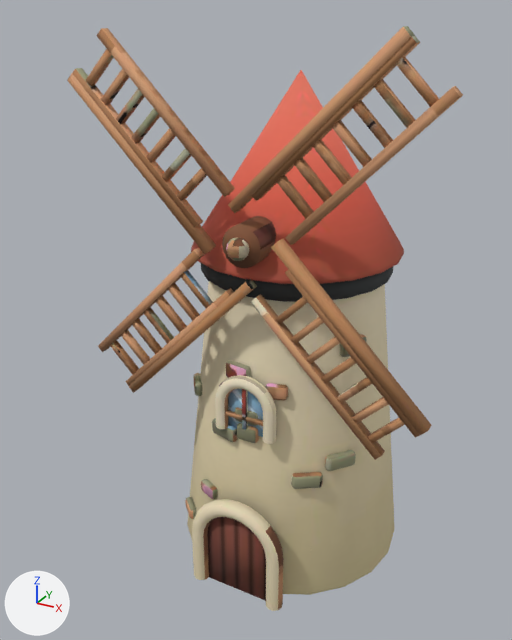
An edit to the glTF model assets/props/_exp/models/mill_1/mill_1_high.glb, drawn before and after from the same camera.
Before and after are seen from a 50 mm lens placed at (1.0, -2.11, 1.91), pointed at (-0.1, -0.1, 0.91). The axes (+X, +Y, +Z) are drawn at lower left. The lights are the same throughout. The first picture is the older version. Vertices at exactly the same position are counted once.

The first picture shows 'mill_1', 'sails'.
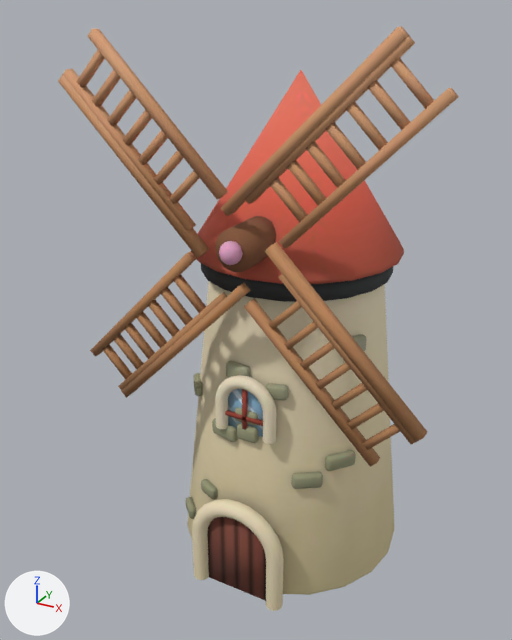
What the commit changed:
me_cone has 1569 vertices, 3002 faces and spans x -0.42..0.42, y -0.46..0.42, z 0.0..1.74.
me_cone is used by ob_mill_1; location (0.0, 0.0, 0.0).
me_cone part 1: all 20 vertices in x -0.06..0.06, y -0.38, z 1.2..1.34 are moved by (0.0, -0.04, 0.0).
me_cone part 2: texture (UV) coordinates of 2012 of 3002 faces, centred in x -0.4..0.32, y -0.44..0.31, z 0.0..1.33, changed; they spanned u 0.0..0.99, v 0.0..0.99 and now span u 0.0..1.0, v 0.0..1.0.
me_cone_002 has 372 vertices, 580 faces and spans x -0.605..0.605, y -0.065..0.018, z -0.605..0.605.
me_cone_002 is used by ob_sails; location (0.0, -0.37, 1.27).
me_cone_002 part 3: 516 kept faces spanning x -0.605..0.59, y -0.065..0.018, z -0.59..0.605 get new texture (UV) coordinates.
Object 'sails' (ob_sails) moves from (0.0, -0.37, 1.27) to (0.0, -0.41, 1.27).

Boxes (x1, y1, x2, y2) around the edits, measured in the pictures (512 x 640 px; the box of a moved part takes in the faces that stretch with it):
'mill_1', reshaped, surface changed
    both: (185, 70, 404, 611)
'sails', surface changed, moved
    before: (67, 26, 463, 460)
    after: (58, 27, 459, 467)
part 1 of me_cone, moved or reshaped
    before: (222, 216, 276, 268)
    after: (215, 216, 276, 272)
part 2 of me_cone, surface changed
    both: (185, 217, 366, 610)
part 3 of me_cone_002, surface changed
    before: (73, 26, 463, 460)
    after: (63, 27, 459, 467)
